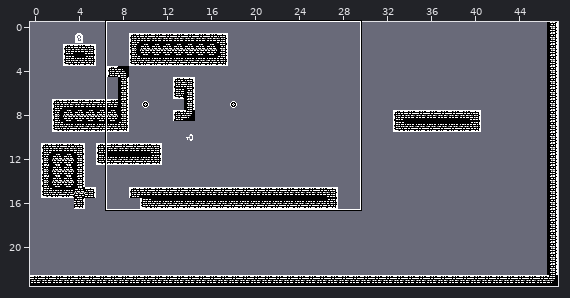
Two states of a LDtk project, assets_src/maps/tiny_tiles.ldtk. Above: a wide view before the commit, with the close-up outlined.
Close-up. First the earlier version:
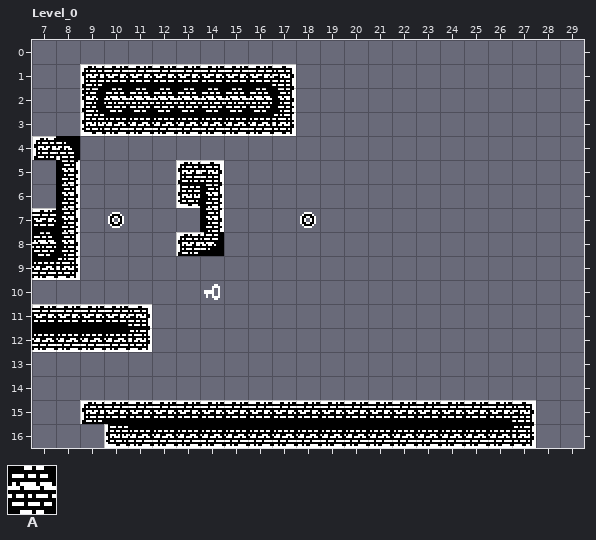
Cells are 12x12 px. Shown: Level_0 x 7..29, y 0..16.
Key: from "IntGrid": A 1.
_ is an empty cell.
Layer "IntGrid" before, first column x 7:
 0 _______________________
 1 __AAAAAAAAA____________
 2 __AAAAAAAAA____________
 3 __AAAAAAAAA____________
 4 AA_____________________
 5 _A____AA_______________
 6 _A____AA_______________
 7 AA_____A_______________
 8 AA____AA_______________
 9 AA_____________________
10 _______________________
11 AAAAA__________________
12 AAAAA__________________
13 _______________________
14 _______________________
15 __AAAAAAAAAAAAAAAAAAA__
16 ___AAAAAAAAAAAAAAAAAA__
Now the later version:
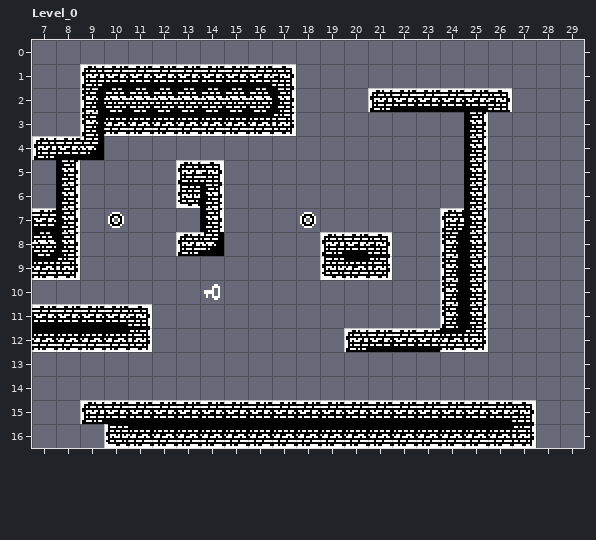
Change:
Changed rows in their new state; . is an unchanged cell.
Layer "IntGrid":
first column x 9:
 2 ............AAAAAA
 3 ................A.
 4 A...............A.
 5 ................A.
 6 ................A.
 7 ...............AA.
 8 ..........AAA..AA.
 9 ..........AAA..AA.
10 ...............AA.
11 ...............AA.
12 ...........AAAAAA.
